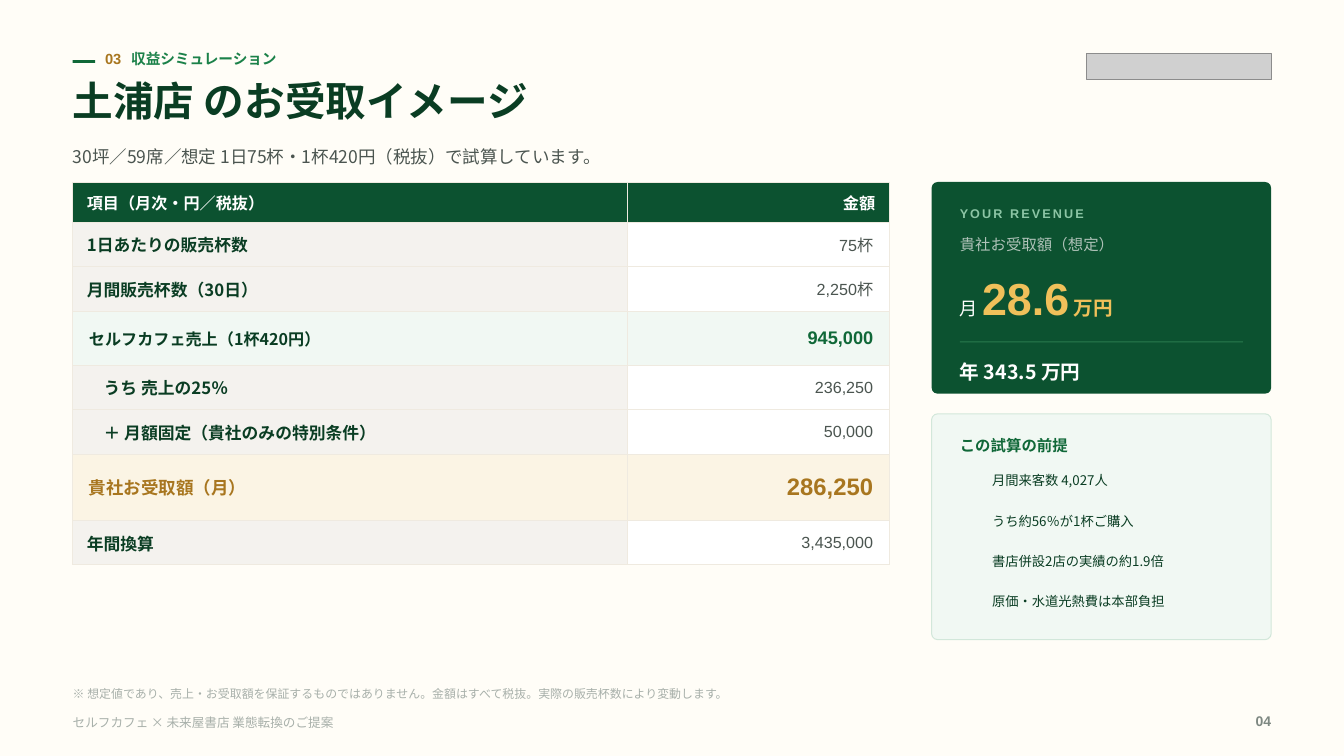
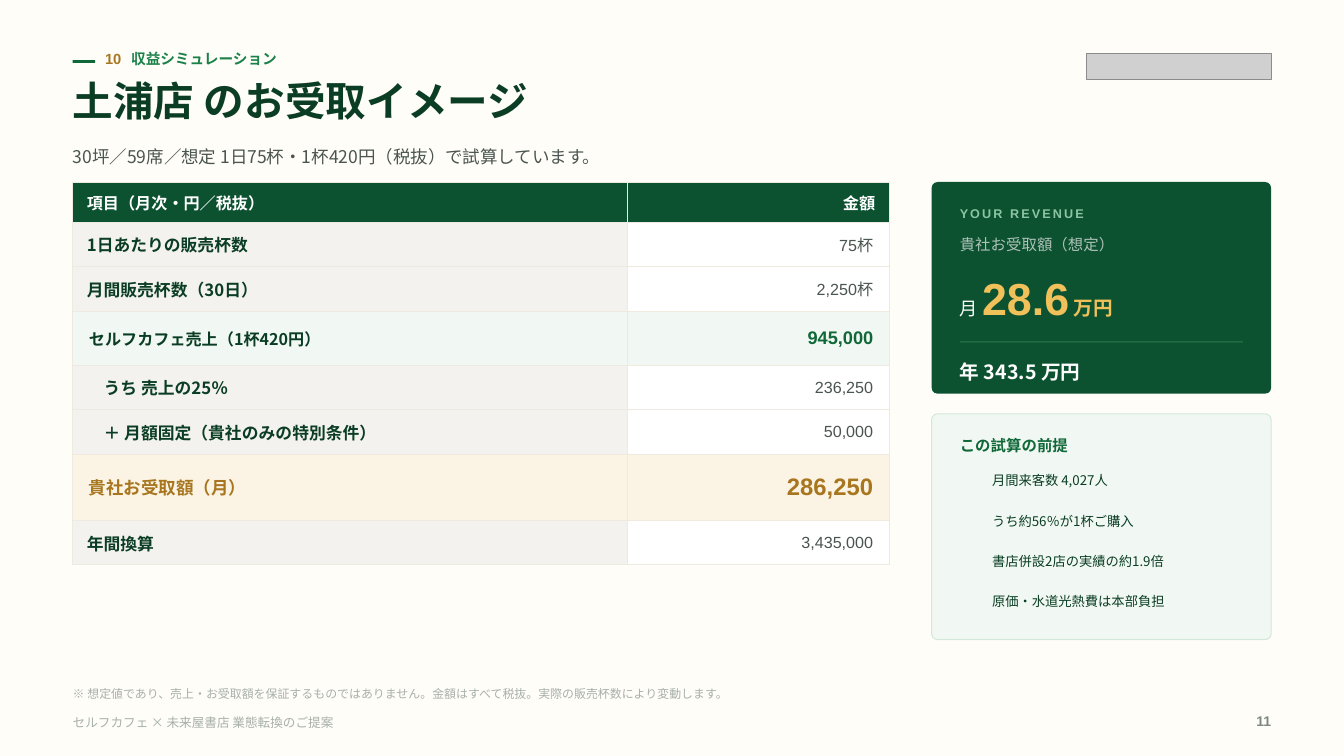
Before and after one commit to a5408071-cmd/suzuki-ceo, a slide deck: slide 11 of selfcafe-miraiya-deck/selfcafe-miraiya-deck.pptx (slide 4 before the commit). Drawn at 1344x756 pixels with LibreOffice and Linux fonts; fonts in the diff are those of the drawing; grey boxes stand for pictures; background and template pictures are left out. Boxes give left, top, right and bottom in pixels: in the first picture for what was removed or moved away, otherwise in the second. Text is boxed around its words. In the diff, an @@ line names an element or a change of style, - is before the commit and + after.

```diff
--- a/selfcafe-miraiya-deck/selfcafe-miraiya-deck.pptx
+++ b/selfcafe-miraiya-deck/selfcafe-miraiya-deck.pptx
@@ text at (x1=105, y1=51, x2=277, y2=66): text changed @@
-03 収益シミュレーション
+10 収益シミュレーション
@@ text at (x1=1256, y1=716, x2=1271, y2=726): text changed @@
-04
+11
```
Also in this commit, not shown: 7 other slides changed, 3 other files.
